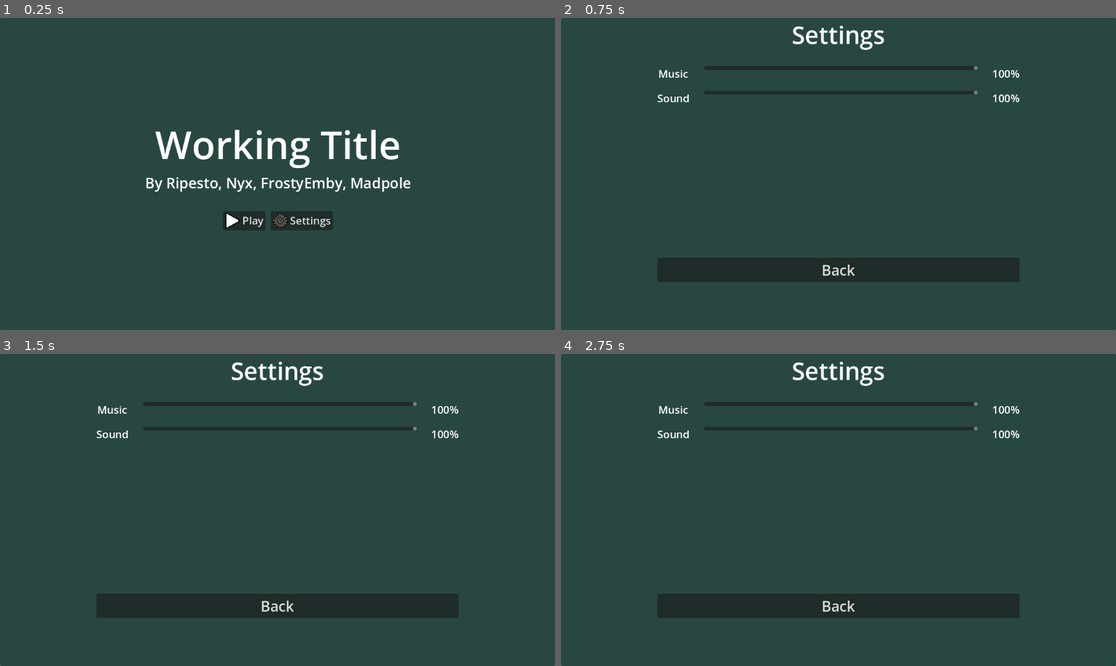
Above: before the commit, frames 1-4 (two rows, left to right).
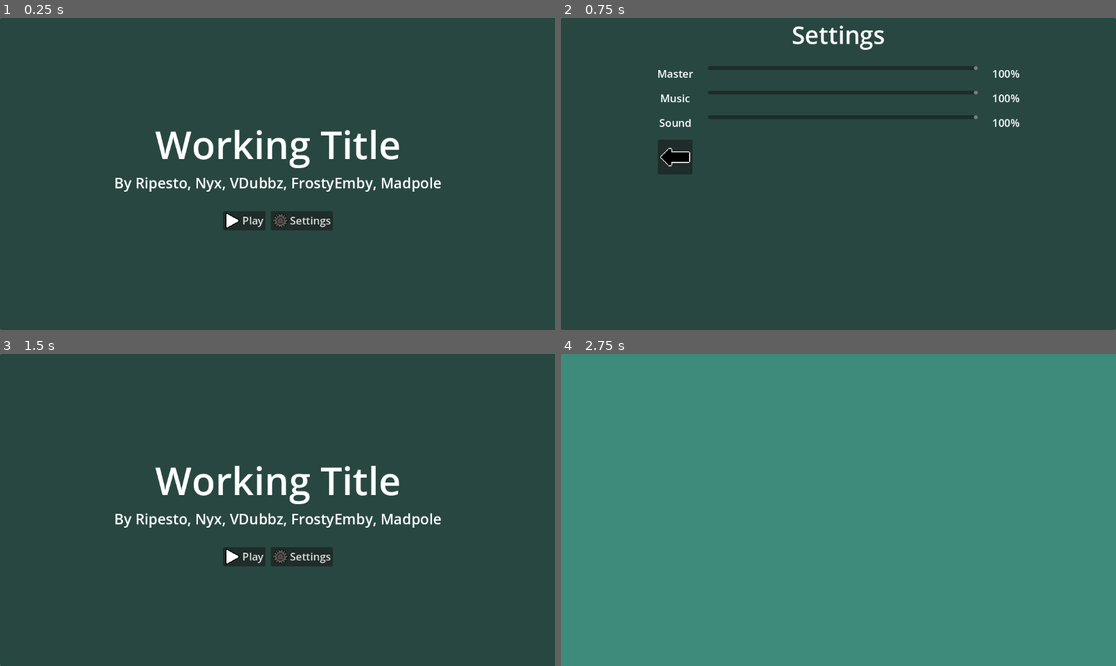
Above: after the commit, the same moments.

Repository: FrostyEmby/cafe-dot-secret-ingredient
Game: Godot game, scene res://scenes/main_menu.tscn
Two runs of this game, one before a commit and one after it. Both use one fixed random seed, a clock stepped at 60 frames per second and the inputs below.
Inputs (mouse positions are in pixels of both pictures, inside the frame that each line leads up to; where the layout moved, square brackets give the same spot in the first picture):
- Up to frame 1 (0.25 s): no input
- Up to frame 2 (0.75 s): click "Settings" at 0.5 s
- Up to frame 3 (1.5 s): click (116, 494) [277, 606] at 1.25 s
- Up to frame 4 (2.75 s): click (805, 556) at 2 s, where only the run after the commit has a clickable "Play"

The runs differ from the first frame. In frame 1, 1.3% of the frame differs, in the area x 20-80%, y 51-56%; in frame 2, 6.4%; in frame 3, 10%; in frame 4, 100%, in the area x 0-100%, y 0-100%.

Commit message:
Finished basic settings functionality

Diff:
--- a/default_bus_layout.tres
+++ b/default_bus_layout.tres
@@ -1,9 +1,15 @@
 [gd_resource type="AudioBusLayout" format=3 uid="uid://dwyyjogn0otbj"]
 
 [resource]
-bus/1/name = &"SFX"
+bus/1/name = &"Music 2"
 bus/1/solo = false
 bus/1/mute = false
 bus/1/bypass_fx = false
 bus/1/volume_db = 0.0
 bus/1/send = &"Master"
+bus/2/name = &"SFX"
+bus/2/solo = false
+bus/2/mute = false
+bus/2/bypass_fx = false
+bus/2/volume_db = 0.0
+bus/2/send = &"Master"
--- a/scenes/main_menu.tscn
+++ b/scenes/main_menu.tscn
@@ -34,7 +34,7 @@
 
 [node name="Subtitle" type="Label" parent="PanelContainer/VBoxContainer"]
 layout_mode = 2
-text = "By Ripesto, Nyx, FrostyEmby, Madpole"
+text = "By Ripesto, Nyx, VDubbz, FrostyEmby, Madpole"
 label_settings = SubResource("LabelSettings_jix8l")
 horizontal_alignment = 1
 
--- a/scenes/settings.gd
+++ b/scenes/settings.gd
@@ -1,16 +1,23 @@
 extends Control
 
+@onready var master_volume : Label = $"PanelContainer/MarginContainer/GridContainer/Master Display"
 @onready var music_volume : Label = $"PanelContainer/MarginContainer/GridContainer/Volume Display"
 @onready var sound_volume : Label = $"PanelContainer/MarginContainer/GridContainer/Sound Display"
 
+
+func _on_master_volume_value_changed(value: float) -> void:
+	master_volume.text = str(value) + "%"
+	AudioServer.set_bus_volume_linear(0, value)
+
+
 func _on_music_volume_value_changed(value: float) -> void:
 	music_volume.text = str(value) + "%"
-	AudioServer.set_bus_volume_linear(0, value)
+	AudioServer.set_bus_volume_linear(1, value)
 
 
 func _on_sound_volume_value_changed(value: float) -> void:
 	sound_volume.text = str(value) + "%"
-	AudioServer.set_bus_volume_linear(1, value)
+	AudioServer.set_bus_volume_linear(2, value)
 
 func _on_back_pressed() -> void:
 	# go back to main menu
--- a/scenes/settings.tscn
+++ b/scenes/settings.tscn
@@ -1,7 +1,8 @@
-[gd_scene load_steps=6 format=3 uid="uid://bgagifdev40yk"]
+[gd_scene load_steps=7 format=3 uid="uid://bgagifdev40yk"]
 
 [ext_resource type="Theme" uid="uid://4vrmlk1raavy" path="res://theme.tres" id="1_5p8wc"]
 [ext_resource type="Script" uid="uid://bval0fmdjaet" path="res://scenes/settings.gd" id="1_r6d6q"]
+[ext_resource type="Texture2D" uid="uid://dubt5x0ntj1od" path="res://art/icons/back.png" id="3_6wm04"]
 
 [sub_resource type="LabelSettings" id="LabelSettings_36l1p"]
 font_size = 50
@@ -43,18 +44,29 @@
 theme_override_constants/margin_right = 200
 theme_override_constants/margin_bottom = 100
 
-[node name="Back" type="Button" parent="PanelContainer/MarginContainer"]
-layout_mode = 2
-size_flags_vertical = 8
-theme = ExtResource("1_5p8wc")
-theme_override_font_sizes/font_size = 30
-action_mode = 0
-text = "Back"
-
 [node name="GridContainer" type="GridContainer" parent="PanelContainer/MarginContainer"]
 layout_mode = 2
 theme = ExtResource("1_5p8wc")
 columns = 3
+
+[node name="Master" type="Label" parent="PanelContainer/MarginContainer/GridContainer"]
+layout_mode = 2
+text = "Master"
+label_settings = SubResource("LabelSettings_5p8wc")
+horizontal_alignment = 1
+
+[node name="Master Volume" type="HScrollBar" parent="PanelContainer/MarginContainer/GridContainer"]
+layout_mode = 2
+size_flags_horizontal = 3
+size_flags_stretch_ratio = 1.5
+value = 100.0
+rounded = true
+
+[node name="Master Display" type="Label" parent="PanelContainer/MarginContainer/GridContainer"]
+layout_mode = 2
+text = "100%"
+label_settings = SubResource("LabelSettings_5p8wc")
+horizontal_alignment = 1
 
 [node name="Music" type="Label" parent="PanelContainer/MarginContainer/GridContainer"]
 layout_mode = 2
@@ -94,6 +106,16 @@
 label_settings = SubResource("LabelSettings_5p8wc")
 horizontal_alignment = 1
 
-[connection signal="pressed" from="PanelContainer/MarginContainer/Back" to="." method="_on_back_pressed"]
+[node name="Back" type="Button" parent="PanelContainer/MarginContainer/GridContainer"]
+layout_mode = 2
+size_flags_horizontal = 4
+size_flags_vertical = 4
+theme = ExtResource("1_5p8wc")
+theme_override_font_sizes/font_size = 30
+action_mode = 0
+icon = ExtResource("3_6wm04")
+
+[connection signal="value_changed" from="PanelContainer/MarginContainer/GridContainer/Master Volume" to="." method="_on_master_volume_value_changed"]
 [connection signal="value_changed" from="PanelContainer/MarginContainer/GridContainer/Music Volume" to="." method="_on_music_volume_value_changed"]
 [connection signal="value_changed" from="PanelContainer/MarginContainer/GridContainer/Sound Volume" to="." method="_on_sound_volume_value_changed"]
+[connection signal="pressed" from="PanelContainer/MarginContainer/GridContainer/Back" to="." method="_on_back_pressed"]
Binary file added: art/icons/back.png
Not shown, added: art/icons/back.png.import
